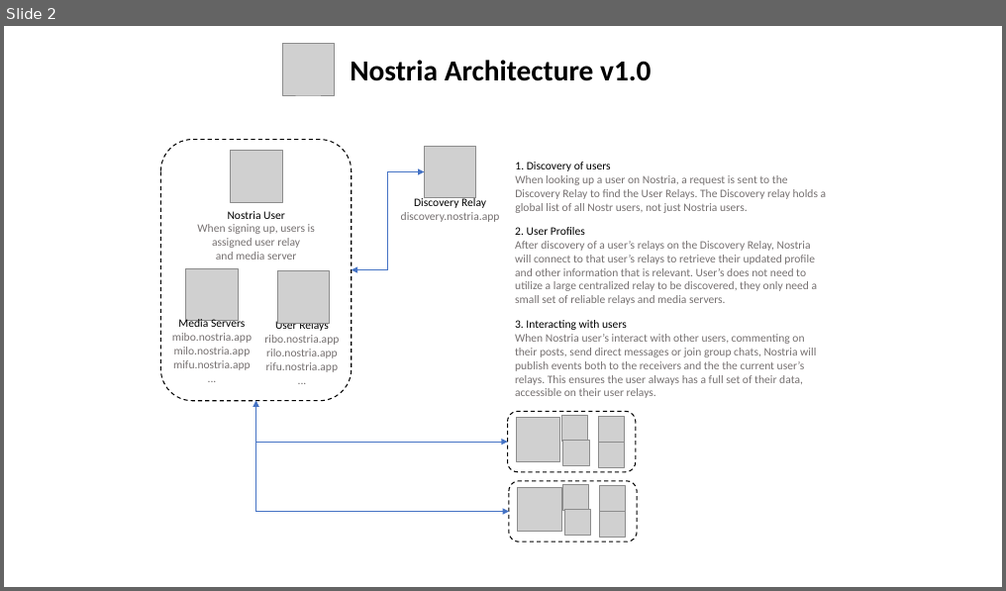
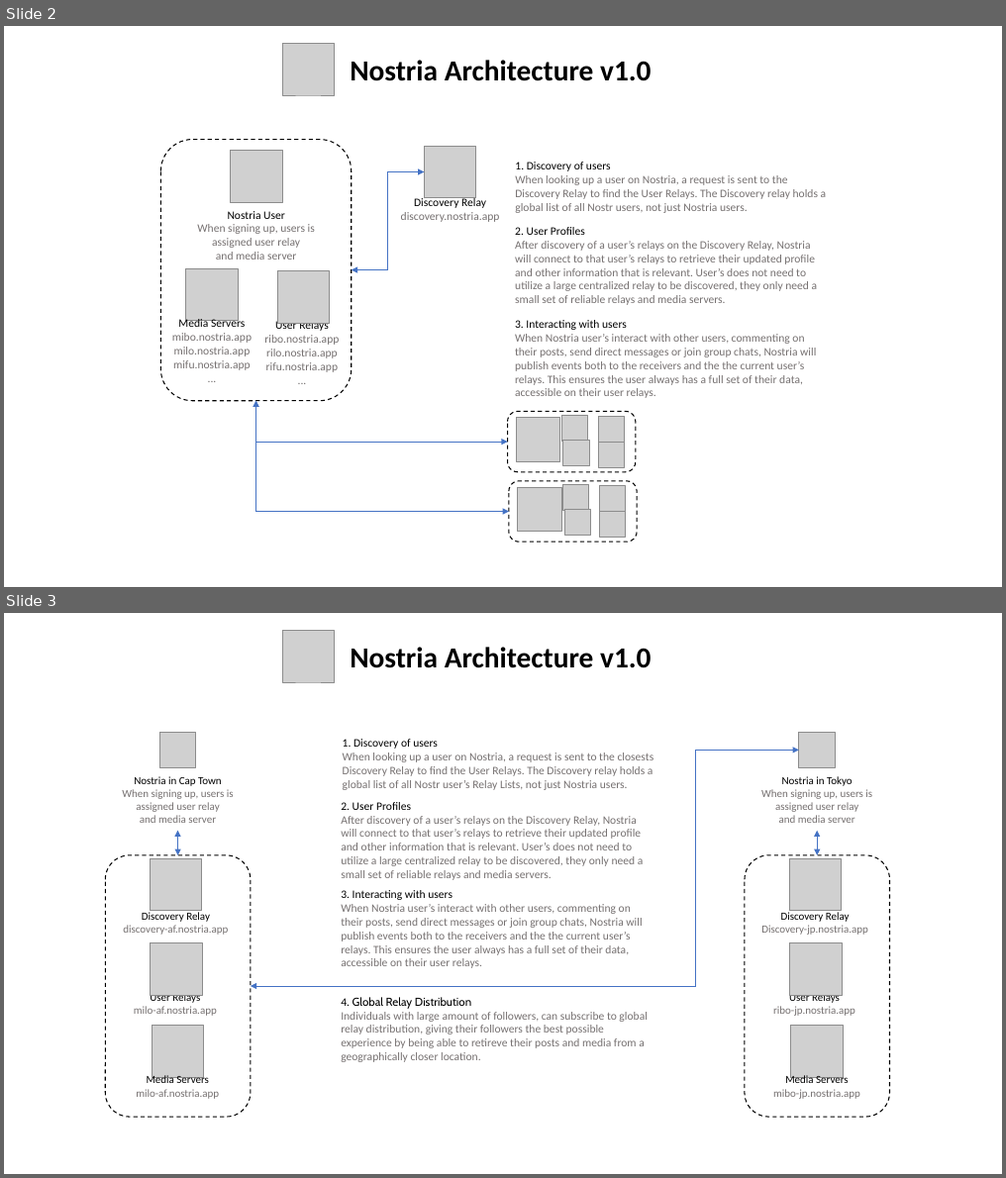
Before and after one commit to nostria-app/nostria-infrastructure, a slide deck: docs/nostria-infrastructure.pptx. Shown one above the other, each under a label of ours: slide 2 before the commit, slides 2 and 3 after it. The pictures are 1006x591 and 1006x1178 pixels, drawn with LibreOffice and Linux fonts; fonts in the diff are those of the drawing; grey boxes stand for pictures. Boxes give left, top, right and bottom in pixels: in the first picture for what was removed or moved away, otherwise in the second. Text is boxed around its words. In the diff, an @@ line names an element or a change of style, - is before the commit and + after.

Commit message:
Replace Nostria Infrastructure PDF with updated diagrams and remove the old version. Update the PPTX file to reflect recent changes in the infrastructure documentation.

```diff
--- a/docs/nostria-infrastructure.pptx
+++ b/docs/nostria-infrastructure.pptx
@@ slide 3 added at <box>4,613,1002,1174</box>, background #FFFFFF @@
@@ picture added at <box>282,631,334,682</box> @@
@@ text added at <box>350,647,650,668</box>, 28 pt, text #000000, bold @@
+Nostria Architecture v1.0
@@ picture added at <box>159,732,196,768</box> @@
@@ elbow double arrow added from (799, 750) to (251, 986), #4472C4 0.5 pt @@
@@ text added at <box>343,739,654,790</box>, 11 pt, text #767171 @@
+1. Discovery of users
+When looking up a user on Nostria, a request is sent to the closests Discovery Relay to find the User Relays. The Discovery relay holds a global list of all Nostr user’s Relay Lists, not just Nostria users.
@@ picture added at <box>799,732,835,768</box> @@
@@ text added at <box>122,776,234,823</box>, 10.5 pt, text #767171 @@
+Nostria in Cap Town
+When signing up, users is
+assigned user relay
+and media server
@@ text added at <box>761,776,872,823</box>, 10.5 pt, text #767171 @@
+Nostria in Tokyo
+When signing up, users is
+assigned user relay
+and media server
@@ text added at <box>341,802,644,880</box>, 11 pt, text #767171 @@
+2. User Profiles
+After discovery of a user’s relays on the Discovery Relay, Nostria will connect to that user’s relays to retrieve their updated profile and other information that is relevant. User’s does not need to utilize a large centralized relay to be discovered, they only need a small set of reliable relays and media servers.
@@ elbow double arrow added from (177, 831) to (177, 856), #4472C4 0.5 pt @@
@@ elbow double arrow added from (817, 831) to (817, 856), #4472C4 0.5 pt @@
@@ rounded rectangle added at <box>105,856,251,1118</box>, fill #FFFFFF, outline #000000 1 pt dashed @@
@@ picture added at <box>150,860,202,911</box> @@
@@ rounded rectangle added at <box>745,856,890,1118</box>, fill #FFFFFF, outline #000000 1 pt dashed @@
@@ picture added at <box>789,860,841,911</box> @@
@@ text added at <box>341,890,642,968</box>, 11 pt, text #767171 @@
+3. Interacting with users
+When Nostria user’s interact with other users, commenting on their posts, send direct messages or join group chats, Nostria will publish events both to the receivers and the the current user’s relays. This ensures the user always has a full set of their data, accessible on their user relays.
@@ text added at <box>123,912,228,935</box>, 10.5 pt, text #767171 @@
+Discovery Relay
+discovery-af.nostria.app
@@ text added at <box>761,912,868,935</box>, 10.5 pt, text #767171 @@
+Discovery Relay
+Discovery-jp.nostria.app
@@ picture added at <box>151,943,202,995</box> @@
@@ picture added at <box>790,943,842,995</box> @@
@@ text added at <box>134,992,217,1016</box>, 10.5 pt, text #767171 @@
+User Relays
+milo-af.nostria.app
@@ text added at <box>341,997,647,1062</box>, 11 pt, text #767171 @@
+4. Global Relay Distribution
+Individuals with large amount of followers, can subscribe to global relay distribution, giving their followers the best possible experience by being able to retireve their posts and media from a geographically closer location.
@@ text added at <box>773,992,855,1016</box>, 10.5 pt, text #767171 @@
+User Relays
+ribo-jp.nostria.app
@@ picture added at <box>152,1026,203,1077</box> @@
@@ picture added at <box>791,1026,843,1077</box> @@
@@ text added at <box>136,1074,219,1099</box>, 10.5 pt, text #767171 @@
+Media Servers
+milo-af.nostria.app
@@ text added at <box>773,1074,860,1099</box>, 10.5 pt, text #767171 @@
+Media Servers
+mibo-jp.nostria.app
```
Also in this commit, not shown: 5 other files.
